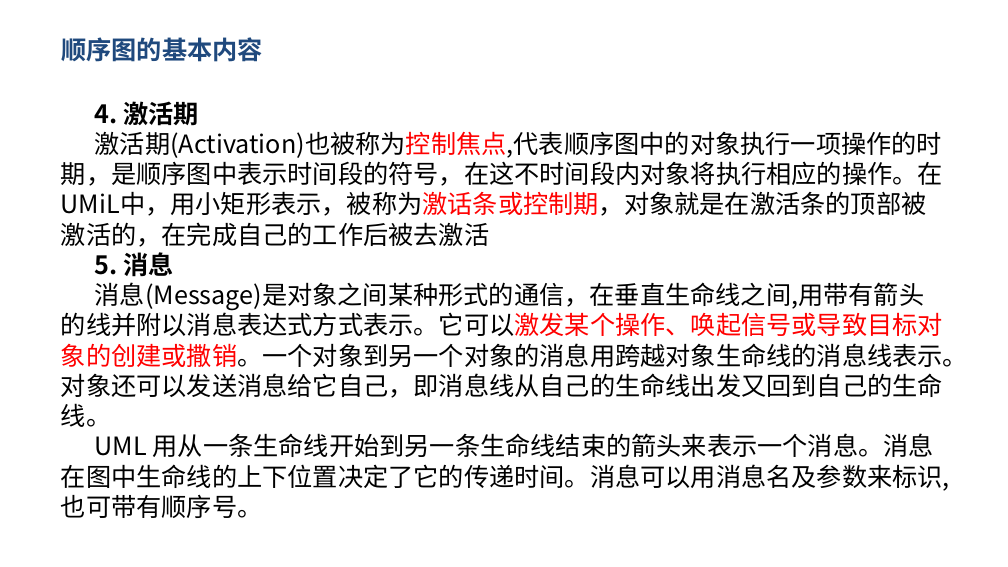
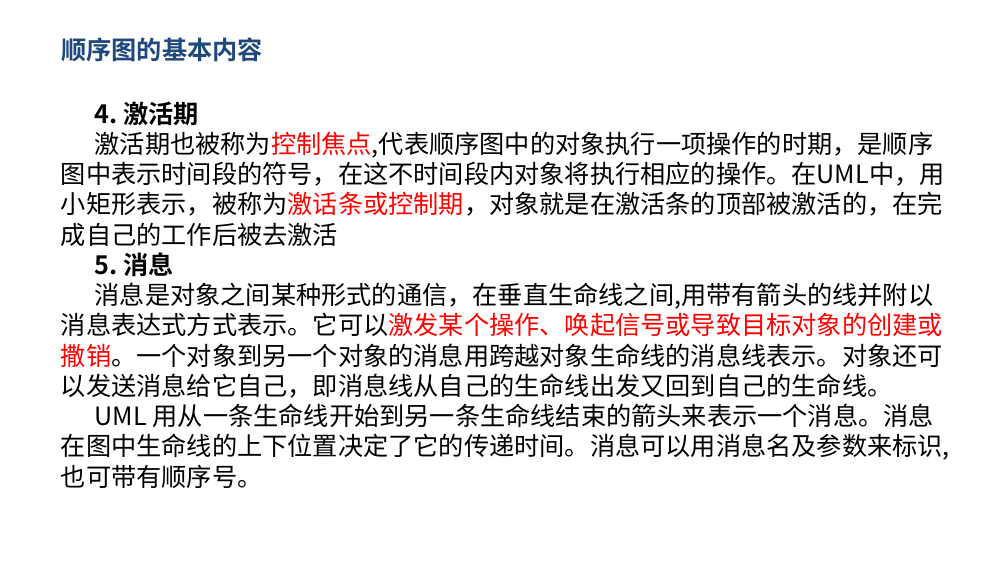
Before and after one commit to dreamtrueqaq/SRA2022-G12, a slide deck: slide 7 of 非受控文档/翻转课堂/SRA-G12-翻转课堂PPT3.pptx. Drawn at 1008x567 pixels with LibreOffice and Linux fonts; fonts in the diff are those of the drawing; background and template pictures are left out. Boxes give left, top, right and bottom in pixels: in the first picture for what was removed or moved away, otherwise in the second. Text is boxed around its words. In the diff, an @@ line names an element or a change of style, - is before the commit and + after.

```diff
--- a/非受控文档/翻转课堂/SRA-G12-翻转课堂PPT3.pptx
+++ b/非受控文档/翻转课堂/SRA-G12-翻转课堂PPT3.pptx
@@ text at bbox=[61, 131, 945, 246]: text changed @@
-激活期(Activation)也被称为控制焦点,代表顺序图中的对象执行一项操作的时期，是顺序图中表示时间段的符号，在这不时间段内对象将执行相应的操作。在UMiL中，用小矩形表示，被称为激话条或控制期，对象就是在激活条的顶部被激活的，在完成自己的工作后被去激活
+激活期也被称为控制焦点,代表顺序图中的对象执行一项操作的时期，是顺序图中表示时间段的符号，在这不时间段内对象将执行相应的操作。在UML中，用小矩形表示，被称为激话条或控制期，对象就是在激活条的顶部被激活的，在完成自己的工作后被去激活
@@ text at bbox=[61, 282, 943, 398]: text changed @@
-消息(Message)是对象之间某种形式的通信，在垂直生命线之间,用带有箭头的线并附以消息表达式方式表示。它可以激发某个操作、唤起信号或导致目标对象的创建或撒销。一个对象到另一个对象的消息用跨越对象生命线的消息线表示。对象还可以发送消息给它自己，即消息线从自己的生命线出发又回到自己的生命线。
+消息是对象之间某种形式的通信，在垂直生命线之间,用带有箭头的线并附以消息表达式方式表示。它可以激发某个操作、唤起信号或导致目标对象的创建或撒销。一个对象到另一个对象的消息用跨越对象生命线的消息线表示。对象还可以发送消息给它自己，即消息线从自己的生命线出发又回到自己的生命线。
```
Also in this commit, not shown: 14 other slides changed, 8 other files.
